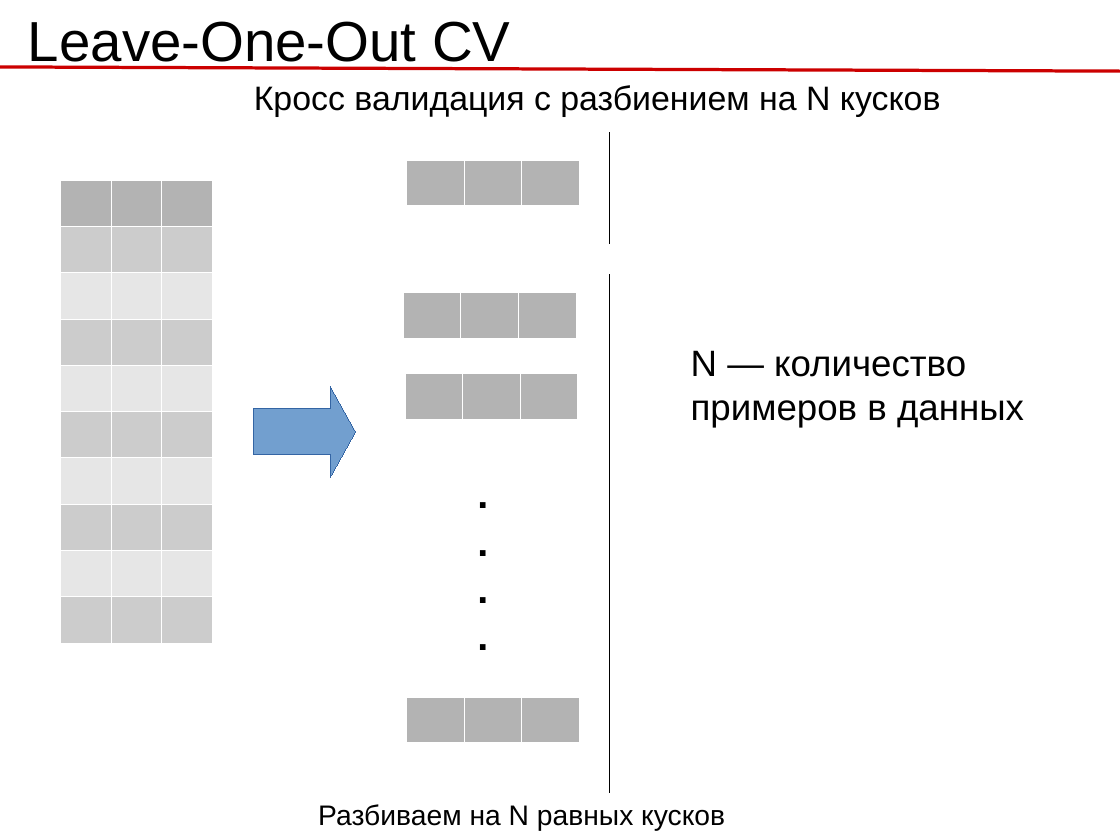
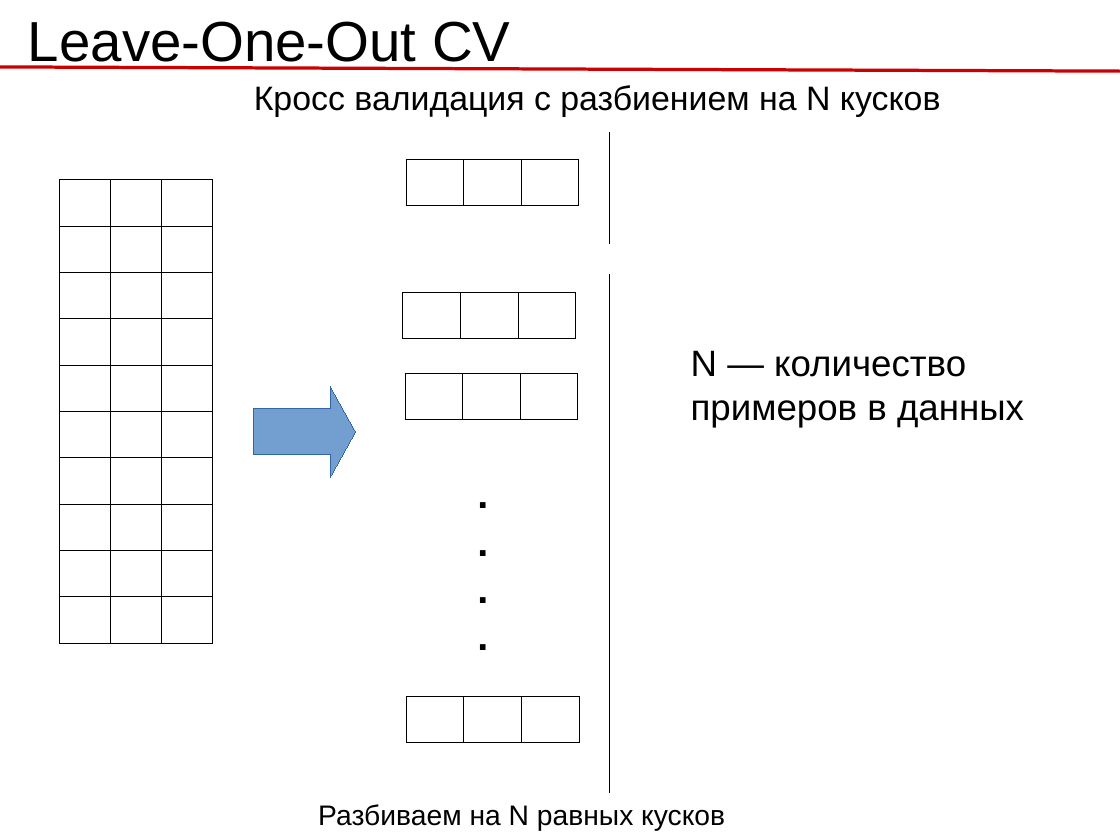
Before and after one commit to rykachevskiy/239, a slide deck: slide 10 of 2. Model Selection/2.1 Model Selection.odp. Drawn at 1120x840 pixels with LibreOffice and Linux fonts; fonts in the diff are those of the drawing. Boxes give left, top, right and bottom in pixels: in the first picture for what was removed or moved away, otherwise in the second. Text is boxed around its words. In the diff, an @@ line names an element or a change of style, - is before the commit and + after.

```diff
--- a/2. Model Selection/2.1 Model Selection.odp
+++ b/2. Model Selection/2.1 Model Selection.odp
@@ table at (x1=407, y1=160, x2=580, y2=205) @@
@@ borders changed @@
@@ table at (x1=60, y1=180, x2=212, y2=643) @@
@@ borders changed @@
@@ table at (x1=403, y1=293, x2=577, y2=338) @@
@@ borders changed @@
@@ table at (x1=406, y1=373, x2=579, y2=419) @@
@@ borders changed @@
@@ table at (x1=407, y1=697, x2=580, y2=743) @@
@@ borders changed @@
```
Also in this commit, not shown: 4 other slides changed, 5 slides added, 4 slides removed, 2 other files.
